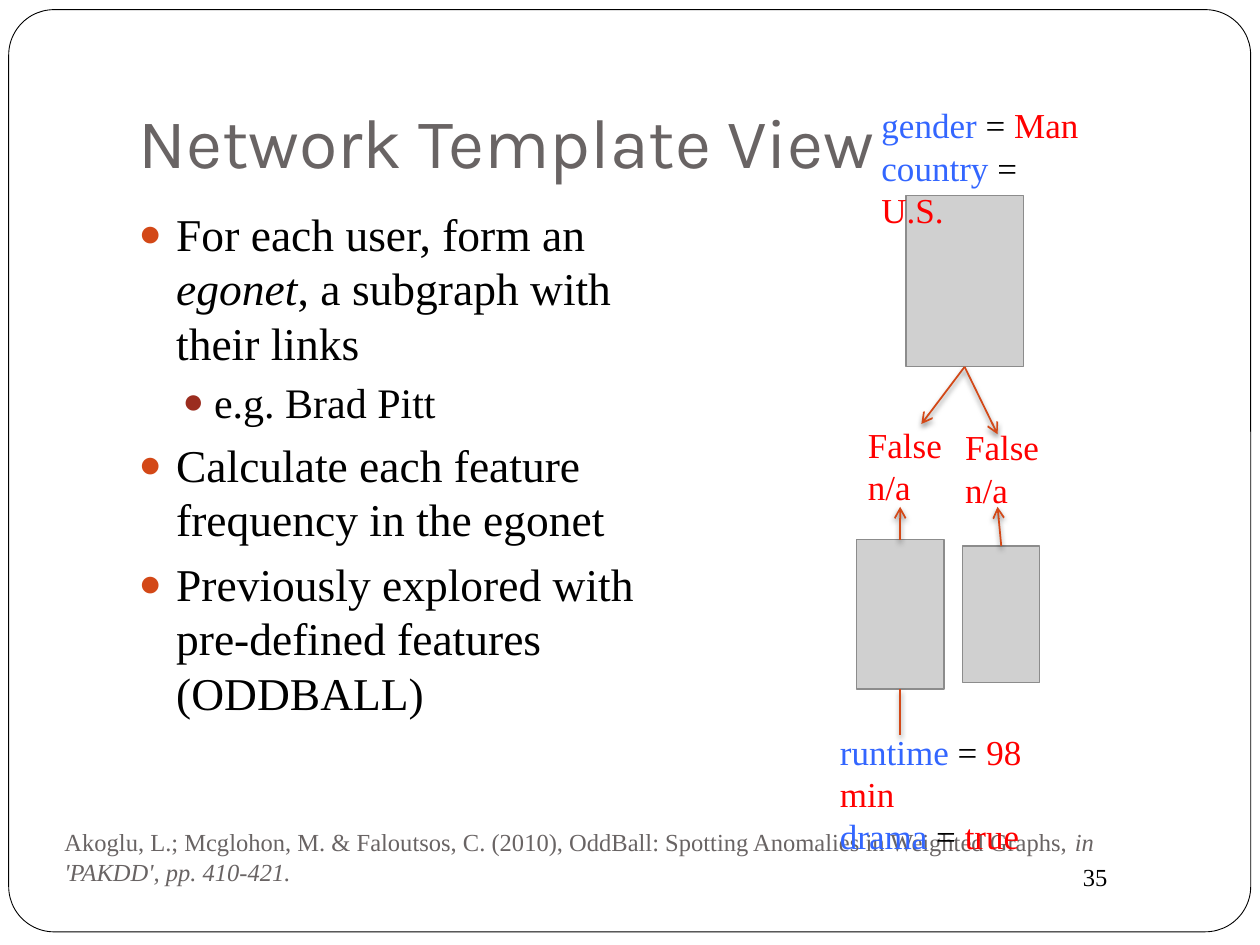
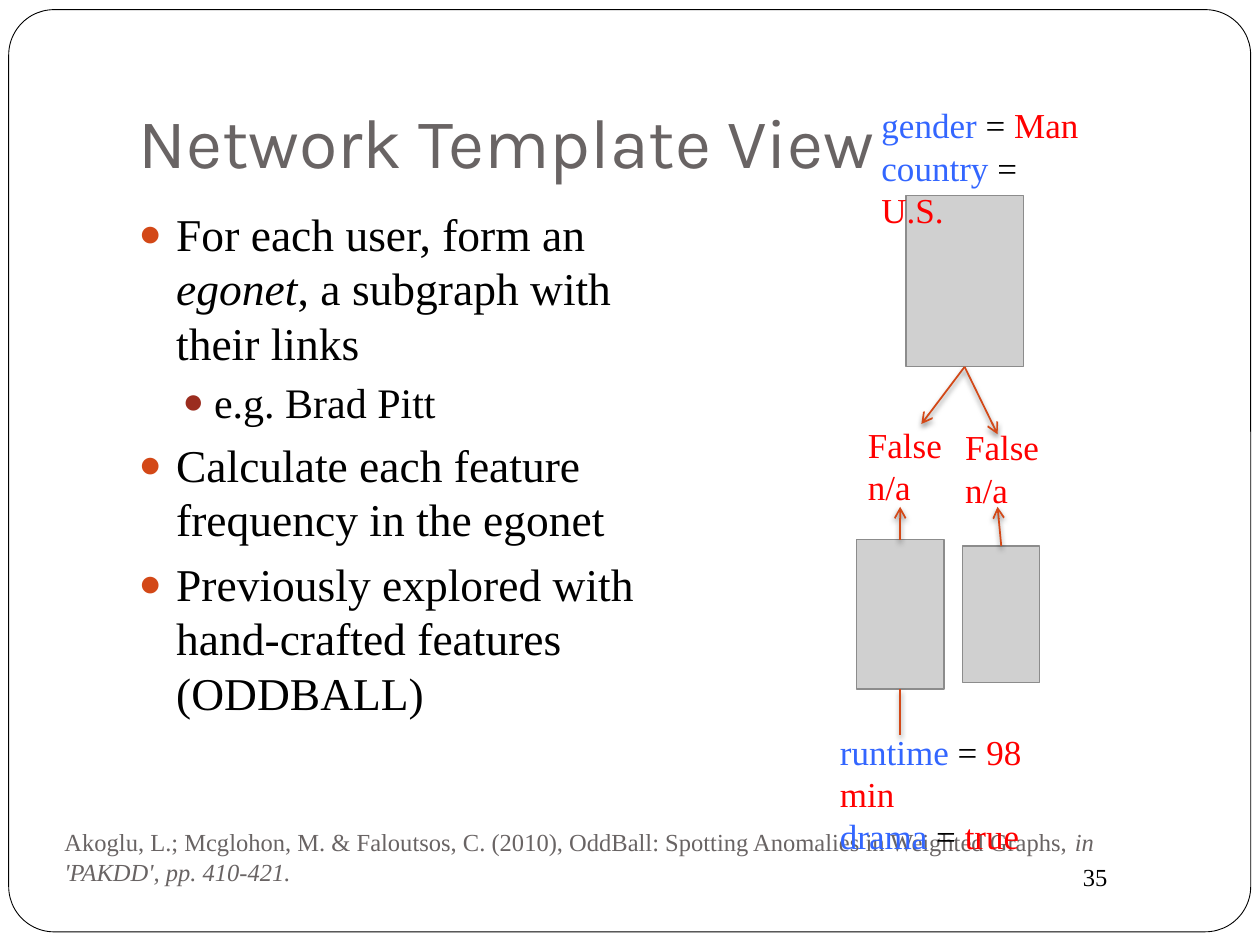
Before and after one commit to oschulte/srl-tutorial-slides, a slide deck: slide 35 of ch5-rel-bayes-net-classifier.pptx. Drawn at 1260x945 pixels with LibreOffice and Linux fonts; fonts in the diff are those of the drawing; grey boxes stand for pictures. Boxes give left, top, right and bottom in pixels: in the first picture for what was removed or moved away, otherwise in the second. Text is boxed around its words. In the diff, an @@ line names an element or a change of style, - is before the commit and + after.

```diff
--- a/ch5-rel-bayes-net-classifier.pptx
+++ b/ch5-rel-bayes-net-classifier.pptx
@@ text at (x1=176, y1=569, x2=634, y2=656): text changed @@
-● Previously explored with pre-defined features (ODDBALL)
+● Previously explored with hand-crafted features (ODDBALL)
```
Also in this commit, not shown: 13 other slides changed, 5 other files.
